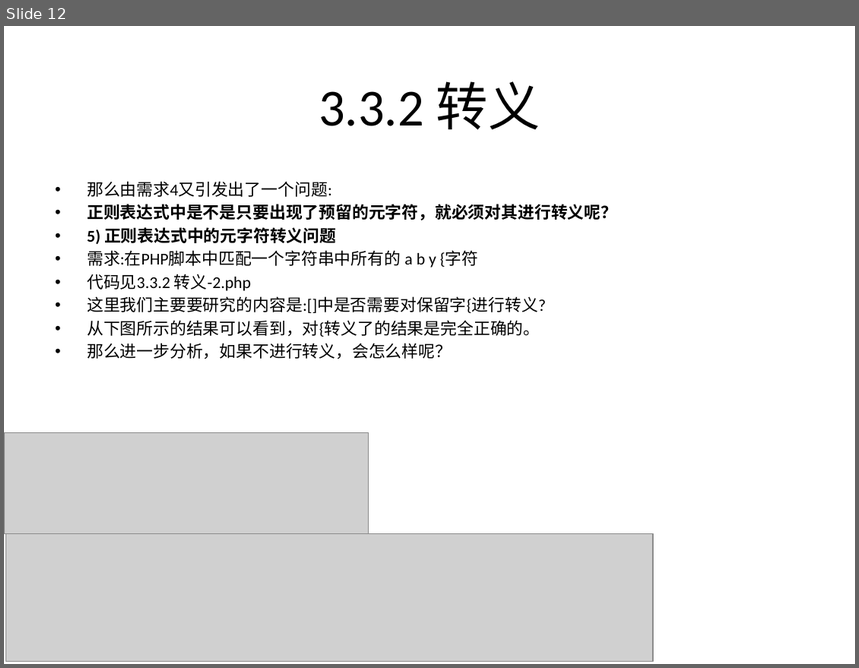
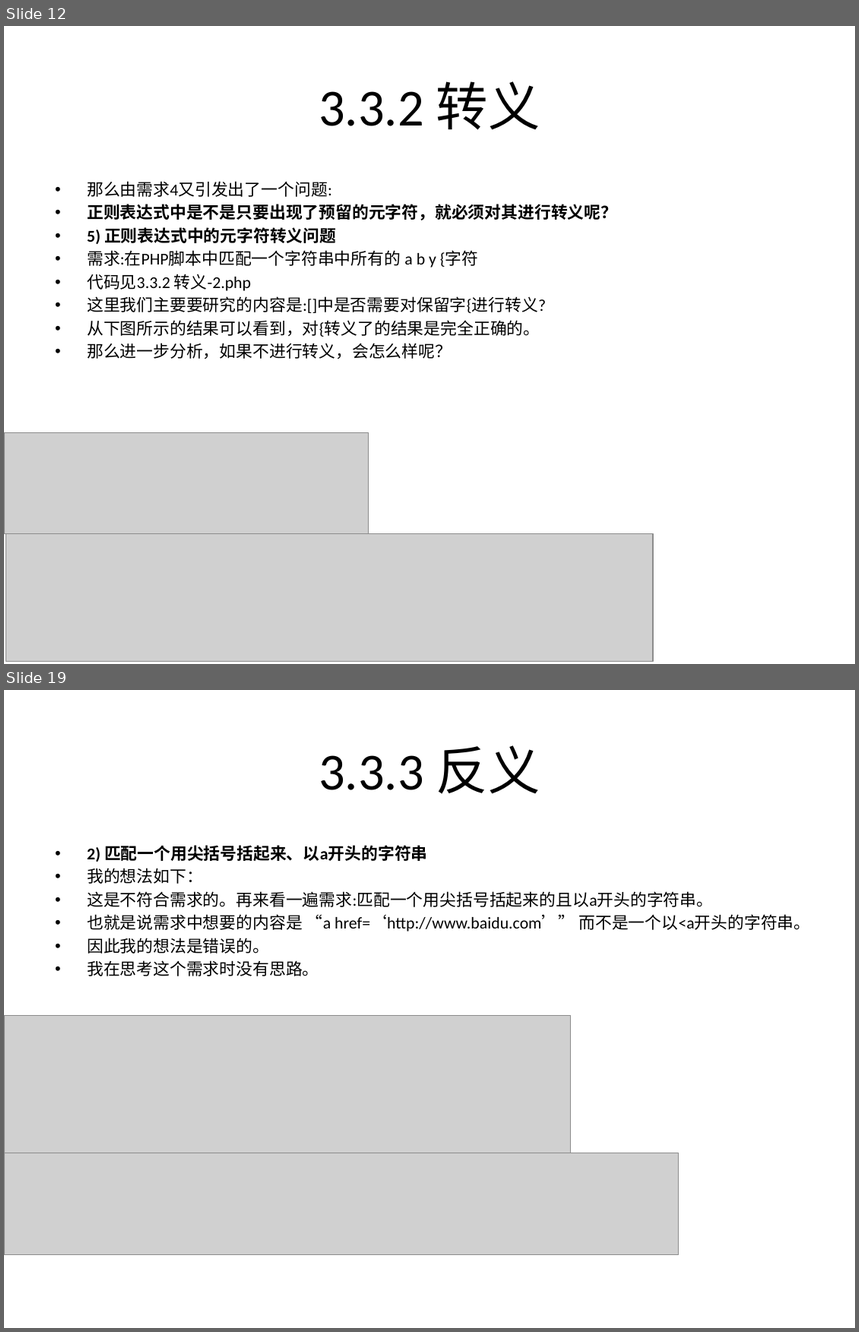
Before and after one commit to rayallen20/regularExpressions, a slide deck: 《PHP核心技术与最佳实践》第3章--正则表达式基础与应用/3.3 正则表达式匹配规则.pptx. Shown one above the other, each under a label of ours: slide 12 before the commit, slides 12 and 19 after it; the slides between them are not shown. The pictures are 859x668 and 859x1332 pixels, drawn with LibreOffice and Linux fonts; fonts in the diff are those of the drawing; grey boxes stand for pictures. Boxes give left, top, right and bottom in pixels: in the first picture for what was removed or moved away, otherwise in the second. Text is boxed around its words. In the diff, an @@ line names an element or a change of style, - is before the commit and + after.

```diff
--- a/《PHP核心技术与最佳实践》第3章--正则表达式基础与应用/3.3 正则表达式匹配规则.pptx
+++ b/《PHP核心技术与最佳实践》第3章--正则表达式基础与应用/3.3 正则表达式匹配规则.pptx
@@ slide 19 added at bbox=[4, 690, 855, 1328], background #FFFFFF @@
@@ title added at bbox=[319, 745, 541, 794], 44 pt, text #000000 @@
+3.3.3 反义
@@ text added at bbox=[87, 845, 810, 977], 14 pt, text #000000 @@
+• 2) 匹配一个用尖括号括起来、以a开头的字符串
+• 我的想法如下：
+• 这是不符合需求的。再来看一遍需求:匹配一个用尖括号括起来的且以a开头的字符串。
+• 也就是说需求中想要的内容是 “a href=‘http://www.baidu.com’” 而不是一个以<a开头的字符串。
+• 因此我的想法是错误的。
+• 我在思考这个需求时没有思路。
@@ picture added at bbox=[4, 1016, 571, 1153] @@
@@ picture added at bbox=[4, 1153, 679, 1255] @@
```
Also in this commit, not shown: 3 slides changed, 6 other slides added, 3 other files.
